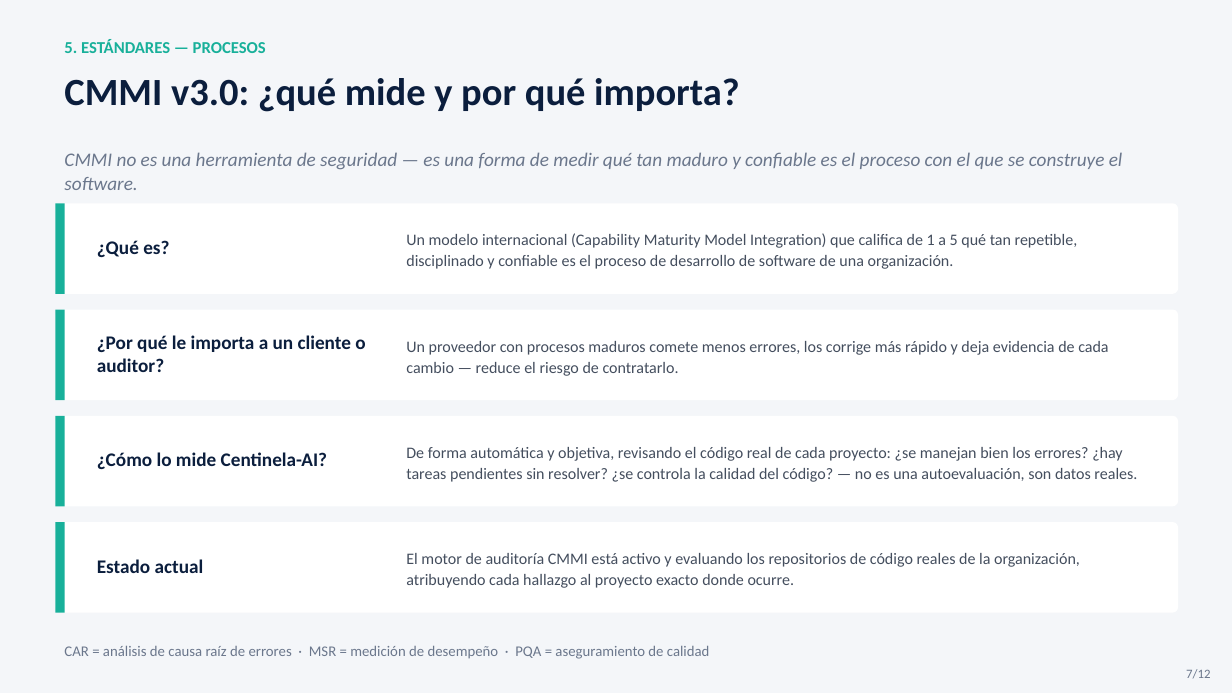
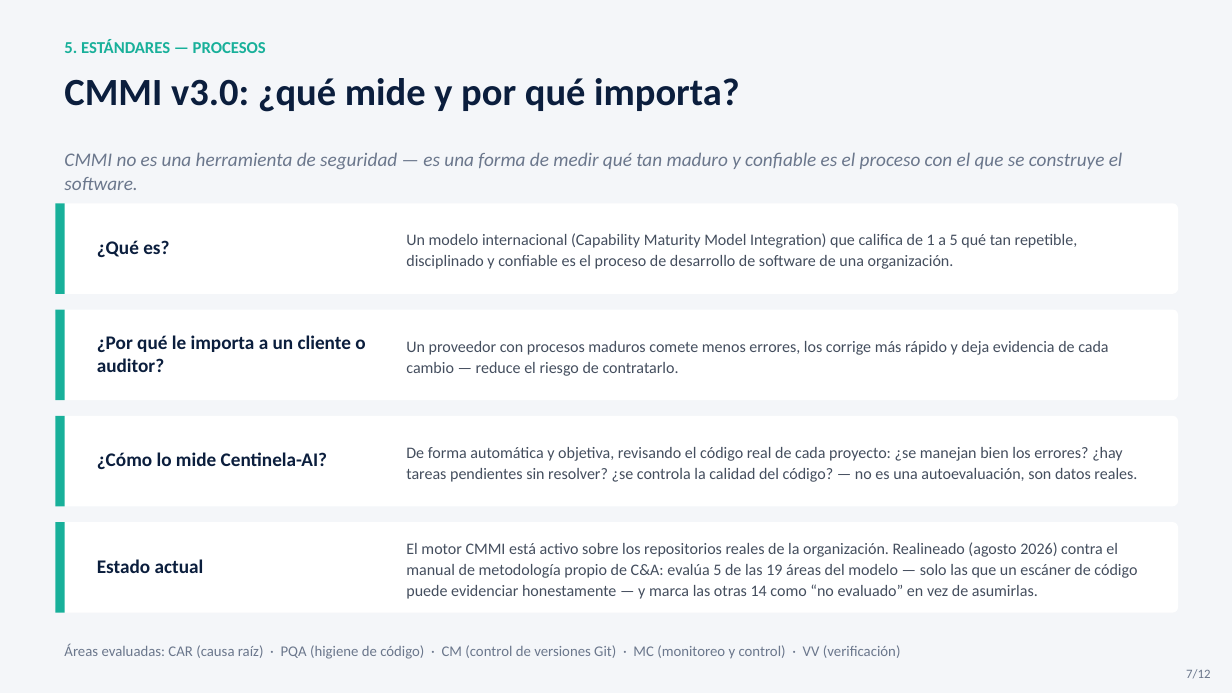
Before and after one commit to imarthe75/centinela-ai, a slide deck: slide 7 of Presentacion_Centinela_AI.pptx. Drawn at 1232x693 pixels with LibreOffice and Linux fonts; fonts in the diff are those of the drawing. Boxes give left, top, right and bottom in pixels: in the first picture for what was removed or moved away, otherwise in the second. Text is boxed around its words. In the diff, an @@ line names an element or a change of style, - is before the commit and + after.

```diff
--- a/Presentacion_Centinela_AI.pptx
+++ b/Presentacion_Centinela_AI.pptx
@@ text at [406,542,1137,599]: text changed @@
-El motor de auditoría CMMI está activo y evaluando los repositorios de código reales de la organización, atribuyendo cada hallazgo al proyecto exacto donde ocurre.
+El motor CMMI está activo sobre los repositorios reales de la organización. Realineado (agosto 2026) contra el manual de metodología propio de C&A: evalúa 5 de las 19 áreas del modelo — solo las que un escáner de código puede evidenciar honestamente — y marca las otras 14 como “no evaluado” en vez de asumirlas.
@@ text at [64,644,901,659]: text changed @@
-CAR = análisis de causa raíz de errores · MSR = medición de desempeño · PQA = aseguramiento de calidad
+Áreas evaluadas: CAR (causa raíz) · PQA (higiene de código) · CM (control de versiones Git) · MC (monitoreo y control) · VV (verificación)
```
Also in this commit, not shown: 2 other slides changed, 12 other files.
